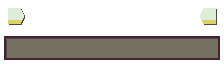
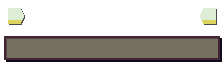
Layered file, before and after one edit (224x64). Changes by layer:
added layer "Box Shadow" over [6, 38, 222, 62]
